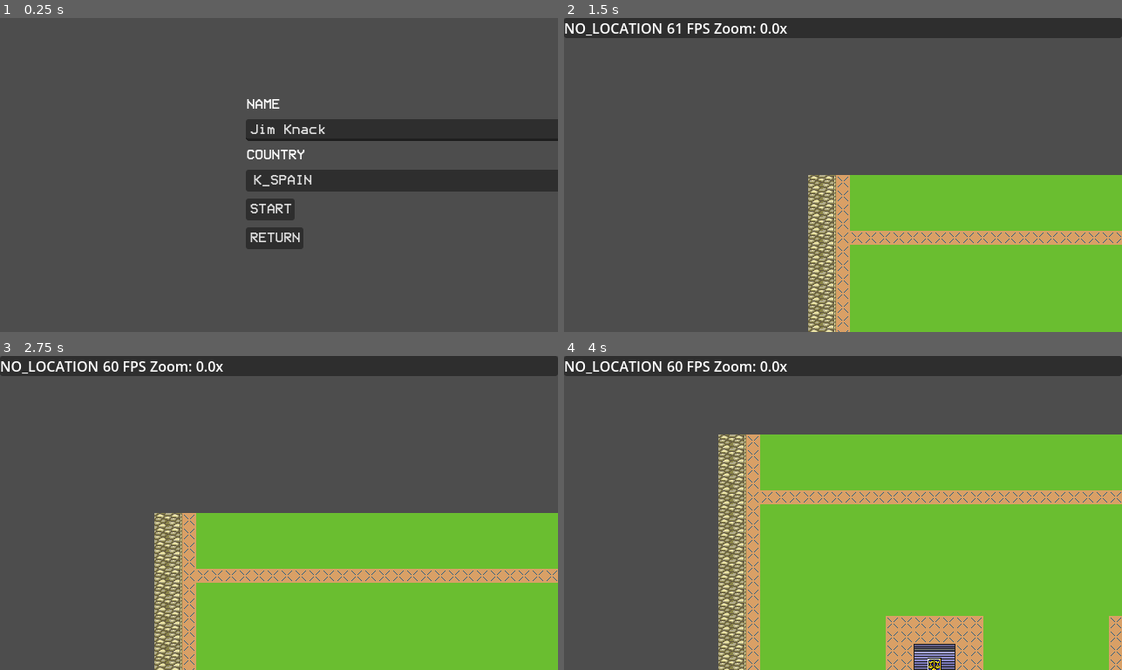
Above: before the commit, frames 1-4 (two rows, left to right).
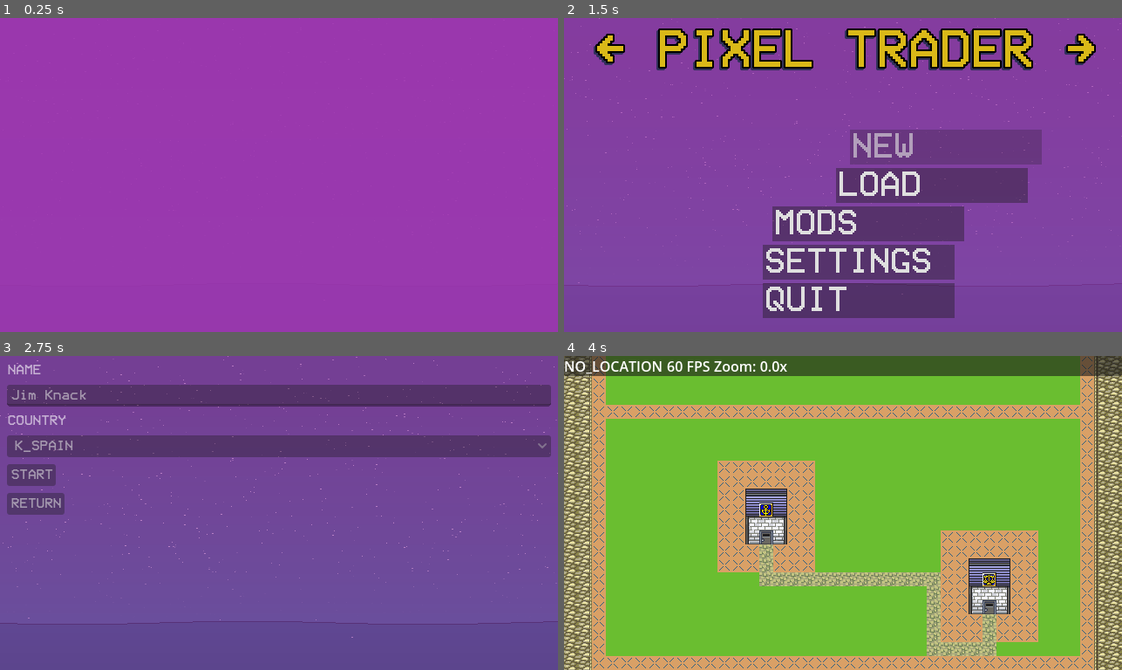
Above: after the commit, the same moments.

Repository: mikeredev/trader
Game: Godot game, scene res://main/main.tscn
The game is run twice, just before and just after one commit, with the same random seed, the same clock (stepped at 60 frames per second) and the same inputs.
Inputs (mouse positions are in pixels of both pictures, inside the frame that each line leads up to):
- Up to frame 1 (0.25 s): no input
- Up to frame 2 (1.5 s): click (831, 209) at 0.5 s, where only the run before the commit has a clickable "START"; tap Enter (ui_accept) at 1.25 s; move the mouse to (965, 159) at 1.27 s; hold Right (ui_right) from 1.28 s (still down)
- Up to frame 3 (2.75 s): tap Enter (ui_accept) at 1.52 s; release Right (ui_right) at 2 s; click (295, 447) at 2 s, where only the run after the commit has a clickable "CONTINUE"
- Up to frame 4 (4 s): click (597, 475) at 2.75 s, where only the run after the commit has a clickable "START"; tap Enter (ui_accept) at 3.5, 3.77 s; move the mouse to (731, 528) at 3.52 s; hold Down (ui_down) from 3.53 s (still down)

The runs differ from the first frame. In frame 1, 100% of the frame differs, in the area x 0-100%, y 0-100%; in frame 2, 100%; in frame 3, 100%; in frame 4, 71%.

Commit message:
city builder done

Diff:
--- a/data/active_state/01_init.gd
+++ b/data/active_state/01_init.gd
@@ -4,13 +4,19 @@
 
 
 func _init(p_node_tree: Array[Node]) -> void:
-	state_id = "init"
+	state_id = "Init"
 	node_tree = p_node_tree
+
+
+func _start_services() -> void:
+	System.start_service(SceneManager.new(), Service.ServiceType.SCENE_MANAGER)
+	System.start_service(ConfigManager.new(), Service.ServiceType.CONFIG_MANAGER)
+	System.start_service(DialogManager.new(), Service.ServiceType.DIALOG_MANAGER)
 
 
 func _main() -> void:
 	# establish environment
-	if not directory_access(): return
+	if not check_access(): return
 	if not build_tree(node_tree): return
 
 	# apply runtime settings
@@ -22,7 +28,7 @@
 	System.change_state(SetupState.new(saved_mods))
 
 
-func directory_access() -> bool:
+func check_access() -> bool:
 	Debug.log_info("Checking directories...")
 	var success: bool = true
 
@@ -45,22 +51,16 @@
 
 func build_tree(p_node_tree: Array[Node]) -> bool:
 	Debug.log_info("Building node tree...")
-	var success: bool = true
-
 	for node: Node in p_node_tree:
 		if node is View:
 			var view: View = node
 			if not _build_view(view):
-				success = false
-				break
-
+				Debug.log_error("Error building node tree.")
+				return false
 		if node is UI:
 			var ui: UI = node
 			_build_ui(ui)
-
-	if not success:
-		Debug.log_error("Error building node tree")
-	return success
+	return true
 
 
 func apply_project_settings(p_dict: Dictionary[String, Variant]) -> void:
@@ -165,14 +165,8 @@
 	Debug.log_verbose("  Created camera: %s" % camera.get_path())
 
 	# start as inactive
-	p_view.set_active(false)
+	p_view._set_active(false)
 
 	# register View for lookup
 	Service.scene_manager.register_view(type, p_view)
 	return true
-
-
-func _start_services() -> void:
-	System.start_service(SceneManager.new(), Service.ServiceType.SCENE_MANAGER)
-	System.start_service(ConfigManager.new(), Service.ServiceType.CONFIG_MANAGER)
-	System.start_service(DialogManager.new(), Service.ServiceType.DIALOG_MANAGER)
--- a/data/active_state/02_setup.gd
+++ b/data/active_state/02_setup.gd
@@ -4,8 +4,12 @@
 
 
 func _init(p_saved_mods: PackedStringArray) -> void:
-	state_id = "setup"
+	state_id = "Setup"
 	saved_mods = p_saved_mods
+
+
+func _start_services() -> void:
+	System.start_service(ModManager.new(), Service.ServiceType.MOD_MANAGER)
 
 
 func _main() -> void:
@@ -72,7 +76,3 @@
 		if not Service.mod_manager.stage_mod(manifest):
 			Debug.log_error("Failed to stage mod: %s" % mod_id)
 			continue # non-fatal error
-
-
-func _start_services() -> void:
-	System.start_service(ModManager.new(), Service.ServiceType.MOD_MANAGER)
--- a/data/active_state/03_start.gd
+++ b/data/active_state/03_start.gd
@@ -2,7 +2,13 @@
 
 
 func _init() -> void:
-	state_id = "start"
+	state_id = "Start"
+
+
+func _start_services() -> void:
+	# pass the is_dirty flag when restoring from save
+	System.start_service(SessionManager.new(), Service.ServiceType.SESSION_MANAGER)
+	System.start_service(CharacterManager.new(), Service.ServiceType.CHARACTER_MANAGER)
 
 
 func _main() -> void:
@@ -12,14 +18,8 @@
 	#Service.scene_manager.hide_views()
 	#Service.scene_manager.add_menu(Filepath.START_MENU)
 
-	#Service.scene_manager.add_to_ui(FileLocation.UI_START_MENU, UI.ContainerType.MENU)
-	Service.scene_manager.add_to_ui(FileLocation.UI_NEW_GAME_MENU, UI.ContainerType.MENU)
-
-
-func _start_services() -> void:
-	# pass the is_dirty flag when restoring from save
-	System.start_service(SessionManager.new(), Service.ServiceType.SESSION_MANAGER)
-	System.start_service(CharacterManager.new(), Service.ServiceType.CHARACTER_MANAGER)
+	Service.scene_manager.add_to_ui(FileLocation.UI_START_MENU, UI.ContainerType.MENU)
+	#Service.scene_manager.add_to_ui(FileLocation.UI_NEW_GAME_MENU, UI.ContainerType.MENU)
 
 
 func _exit() -> void:
--- a/data/active_state/04_build.gd
+++ b/data/active_state/04_build.gd
@@ -5,8 +5,15 @@
 
 
 func _init(p_is_new_game: bool = false) -> void:
-	state_id = "build"
+	state_id = "Build"
 	is_new_game = p_is_new_game
+
+
+func _start_services() -> void:
+	System.start_service(WorldManager.new(), Service.ServiceType.WORLD_MANAGER)
+	System.start_service(CountryManager.new(), Service.ServiceType.COUNTRY_MANAGER)
+	System.start_service(CityManager.new(), Service.ServiceType.CITY_MANAGER)
+	System.start_service(TradeManager.new(), Service.ServiceType.TRADE_MANAGER)
 
 
 func _main() -> void:
@@ -34,13 +41,6 @@
 	System.change_state(ReadyState.new(is_new_game))
 
 
-func _start_services() -> void:
-	System.start_service(WorldManager.new(), Service.ServiceType.WORLD_MANAGER)
-	System.start_service(CountryManager.new(), Service.ServiceType.COUNTRY_MANAGER)
-	System.start_service(CityManager.new(), Service.ServiceType.CITY_MANAGER)
-	System.start_service(TradeManager.new(), Service.ServiceType.TRADE_MANAGER)
-
-
 func create_player() -> void:
 	var profile_id: StringName = blueprint.player.profile.profile_id
 	var player: Character = Service.character_manager.get_character(profile_id)
--- a/data/active_state/05_ready.gd
+++ b/data/active_state/05_ready.gd
@@ -4,8 +4,12 @@
 
 
 func _init(p_is_new_game: bool = false) -> void:
-	state_id = "ready"
+	state_id = "Ready"
 	is_new_game = p_is_new_game
+
+
+func _start_services() -> void:
+	pass#System.start_service(DialogManager.new(), Service.ServiceType.DIALOG_MANAGER)
 
 
 func _main() -> void:
@@ -15,10 +19,6 @@
 	# start game
 	if is_new_game: start()
 	else: resume()
-
-
-func _start_services() -> void:
-	pass#System.start_service(DialogManager.new(), Service.ServiceType.DIALOG_MANAGER)
 
 
 func start() -> void:
--- a/data/active_state/06_incity.gd
+++ b/data/active_state/06_incity.gd
@@ -1,54 +1,51 @@
 class_name InCityState extends ActiveState
 
-var city_id: StringName
-var view: View = Service.scene_manager.get_view(View.ViewType.CITY)
+var city: City
+var scene: CityScene
+var camera: Camera
+var base_size: Vector2i
 
 
 func _init(p_city_id: StringName) -> void:
 	state_id = "InCity"
-	city_id = p_city_id
+	city = Service.city_manager.get_city(p_city_id)
+
+
+func _connect_signals() -> void:
+	EventBus.viewport_resized.connect(_on_viewport_resized)
 
 
 func _main() -> void:
-	Debug.log_info("In city: %s" % city_id)
+	Debug.log_info("Building city scene: %s (%d)" % [city.city_id, city.uid])
+	build_scene()
 
-	# activate viewport
-	Service.scene_manager.activate_view(View.ViewType.CITY)
+	Debug.log_info("Configuring view...")
+	configure_view()
 
+
+func build_scene() -> void:
 	# add city scene
-	var scene: CityScene = Service.scene_manager.add_to_view(
-		FileLocation.IN_CITY_SCENE,
-		View.ViewType.CITY,
-		View.ContainerType.SCENE )
-	scene.name = city_id
+	scene = Service.scene_manager.add_to_view(
+		FileLocation.IN_CITY_SCENE, View.ViewType.CITY, View.ContainerType.SCENE )
+	scene.name = city.city_id
 
-	# build logical city model
-	var city: City = Service.city_manager.get_city(city_id)
+	# build city scene
 	var builder: CityBuilder = CityBuilder.new(city, scene)
-	#builder.tile_grid_created.connect(_bind_camera)
 	builder.build()
 
-	# inject city model into city scene
 
-	# test stuff
-	view.get_camera().cam_control = true
-
-#func build_city() -> void:
-	#var rng: RandomNumberGenerator = RandomNumberGenerator.new()
-	#rng.seed = scene.city.uid
-#
-	#var builder: CityBuilder = CityBuilder.new(scene, rng)
-	#builder.tile_grid_created.connect(_bind_camera)
+func configure_view() -> void:
+	var view: View = Service.scene_manager.activate_view(View.ViewType.CITY)
+	base_size = ProjectSettings.get_setting("services/config/scene_base_size")
+	camera = view.get_camera()
+	camera.set_limits(scene.area)
+	camera.cam_control = true # TESTING
 
 
-func _start_services() -> void:
-	pass #System.start_service(SessionManager.new(), Service.ServiceType.SESSION_MANAGER)
+func _on_viewport_resized(p_viewport_size: Vector2) -> void:
+	camera.set_min_zoom(p_viewport_size, base_size)
 
 
 #func _exit() -> void:
 	#var ui: UI = Service.scene_manager.get_ui()
 	#ui.clear_container(UI.ContainerType.MENU)
-
-#func _bind_camera(p_grid_size: Vector2i) -> void:
-	#view.get_camera().set_limits(Vector2i(p_grid_size.x, p_grid_size.y))
-	#print("pol?dfgdfg")
--- a/data/active_state/active_state.gd
+++ b/data/active_state/active_state.gd
@@ -4,21 +4,12 @@
 var start_tick: int = Time.get_ticks_msec()
 
 
-func _main() -> void:
-	pass
+func _main() -> void: pass
 
+func _connect_signals() -> void: pass
 
-func _connect_signals() -> void:
-	pass
+func _start_services() -> void: pass
 
+func _exit() -> void: Debug.log_debug("Execution time: %dms" % get_duration())
 
-func _start_services() -> void:
-	pass
-
-
-func _exit() -> void: # runs in every state exit unless overridden
-	Debug.log_debug("Execution time: %dms" % get_duration())
-
-
-func get_duration() -> int:
-	return Time.get_ticks_msec() - start_tick
+func get_duration() -> int: return Time.get_ticks_msec() - start_tick
--- a/data/city/builder/building_builder.gd
+++ b/data/city/builder/building_builder.gd
@@ -14,16 +14,6 @@
 	tile_map = p_tile_map
 
 
-func _add_debug_rect(p_position: Vector2i, p_color: Color = Color.HOT_PINK) -> void:
-	var box: ColorRect = ColorRect.new()
-	box.name = "%s" % p_position
-	box.position = p_position * 16#Common.Tileset.DEFAULT_TILE_SIZE
-	box.size = Vector2i(16,16)#Common.Tileset.DEFAULT_TILE_SIZE, Common.Tileset.DEFAULT_TILE_SIZE)
-	box.color = p_color
-	box.color.a = 0.5
-	scene.debug_overlay.add_child(box)
-
-
 func create_buildings(p_rng: RandomNumberGenerator) -> void:
 	for building: Building in city.buildings.values():
 		var rect: Rect2i = _get_building_rect(p_rng, building)
@@ -33,24 +23,32 @@
 			Debug.log_error("Failed to build %s after %d attempts" % [building.building_id, MAX_BUILD_ATTEMPTS])
 
 
+func _add_debug_rect(p_position: Vector2i, p_color: Color = Color.ORANGE_RED) -> void:
+	var box: ColorRect = ColorRect.new()
+	box.name = "%s" % p_position
+	box.position = p_position * 16
+	box.size = Vector2i(16,16)
+	box.color = p_color
+	box.color.a = 0.5
+	scene.debug_overlay.add_child(box)
+
+
 func _get_building_rect(p_rng: RandomNumberGenerator, p_building: Building) -> Rect2i:
-	var attempt: int = 0
-
 	var building_size: Vector2i = p_building.exterior_size
 	building_size.x += BUILDING_BUFFER * 2
 	building_size.y += BUILDING_BUFFER * 2
 
+	var ground_cells: Array[Vector2i] = []
+	var ground_rect: Rect2i = scene.ground_layer.get_used_rect()
+	for cell: Vector2i in scene.ground_layer.get_used_cells(): # fewer available cells on each build
+		if cell.x < (ground_rect.position.x + ground_rect.size.x) - (p_building.exterior_size.x + BUILDING_BUFFER + 1): # 1 = inner ring
+			if cell.y < (ground_rect.position.y + ground_rect.size.y) - (p_building.exterior_size.y + BUILDING_BUFFER + 1):
+				ground_cells.append(cell)
+
+	var attempt: int = 0
 	var rand: int
 	var pos: Vector2i
 	var rect: Rect2i
-
-	var ground_cells: Array[Vector2i] = []
-	var ground_rect: Rect2i = scene.ground_layer.get_used_rect()
-	for cell: Vector2i in scene.ground_layer.get_used_cells(): # fewer available cells on each build
-		if cell.x < (ground_rect.position.x + ground_rect.size.x) - p_building.exterior_size.x:
-			if cell.y < (ground_rect.position.y + ground_rect.size.y) - p_building.exterior_size.y:
-				ground_cells.append(cell)
-
 	while attempt < MAX_BUILD_ATTEMPTS:
 		attempt += 1
 		rand = p_rng.randi_range(0, ground_cells.size() - 1)
@@ -58,7 +56,7 @@
 		rect = Rect2i(pos, building_size)
 
 		if _can_create_building(rect):
-			Debug.log_debug("-> Built %s on attempt %d %s" % [p_building.building_id, attempt, rect])
+			Debug.log_debug("Built %s on attempt %d %s" % [p_building.building_id, attempt, rect])
 			return rect
 
 	return Rect2i()
@@ -88,7 +86,7 @@
 			scene.buffer_layer.erase_cell(coords)
 			scene.building_layer.set_cell(coords, 1, tile_map.get("grass"))
 
-	# place exterior scene instance onto the building rect
+	# place exterior instance onto the building rect
 	var default_tile_size: int = ProjectSettings.get_setting("services/config/default_tile_size")
 	var x: int = (p_rect.position.x + BUILDING_BUFFER) * default_tile_size
 	var y: int = (p_rect.position.y + BUILDING_BUFFER) * default_tile_size
@@ -100,7 +98,7 @@
 	var access_x: int = p_rect.position.x + floori(p_rect.size.x / 2.0)
 	var access_y: int = p_rect.position.y + p_rect.size.y - BUILDING_BUFFER - 1
 	var access_point: Vector2i = Vector2i(access_x, access_y)
-	scene.building_layer.erase_cell(access_point) # this layer is A* unwalkable
+	scene.building_layer.erase_cell(access_point) # building_layer is A* unwalkable
 	scene.ground_layer.set_cell(access_point, 1, tile_map.get("reserved")) # put it back on the ground
 
 	# add door interaction area
--- a/data/city/builder/city_builder.gd
+++ b/data/city/builder/city_builder.gd
@@ -1,33 +1,37 @@
 class_name CityBuilder extends RefCounted
 
 const TILE_MAP: Dictionary[String, Vector2i] = {
-	"reserved": Vector2i(0, 0),
+	"reserved": Vector2i(0, 0), # terrain tileset
 	"water": Vector2i(1, 1),
-	"grass": Vector2i(2, 2) }
+	"grass": Vector2i(2, 2),
+	"road": Vector2i(1, 3), # city tileset
+}
+
+var tile_grid: CityTileGridBuilder
+var terrain_builder: CityTerrainBuilder
+var building_builder: CityBuildingBuilder
+var road_builder: CityRoadBuilder
 
 var city: City
 var scene: CityScene
-var tile_grid: CityTileGridBuilder
-var terrain_builder: CityTerrainBuilder
-var building_builder: CityBuildingBuilder
+var rng: RandomNumberGenerator = RandomNumberGenerator.new()
 
 
 func _init(p_city: City, p_scene: CityScene) -> void:
 	city = p_city
 	scene = p_scene
-	tile_grid = CityTileGridBuilder.new()
+	rng.seed = city.uid
+	tile_grid = CityTileGridBuilder.new(scene)
 	terrain_builder = CityTerrainBuilder.new(city, scene, TILE_MAP)
 	building_builder = CityBuildingBuilder.new(city, scene, TILE_MAP)
+	road_builder = CityRoadBuilder.new(scene, TILE_MAP)
 
 
 func build() -> void:
-	Debug.log_info("Building city scene: %s (%d)" % [city.city_id, city.uid])
 	tile_grid.generate()
 
 	# create borders
-	var area: Vector2i = tile_grid.grid_area
-	var container: Node2D = scene.border_group
-	Service.scene_manager.create_borders(area, container)
+	Service.scene_manager.clamp_borders(scene.area, scene.border_group)
 
 	# draw terrain
 	Debug.log_info("Drawing terrain...")
@@ -35,6 +39,13 @@
 
 	# create buildings
 	Debug.log_info("Creating buildings...")
-	var rng: RandomNumberGenerator = RandomNumberGenerator.new()
-	rng.seed = city.uid
 	building_builder.create_buildings(rng)
+
+	# create A* grid
+	Debug.log_info("Creating roads...")
+	road_builder.create_astar(terrain_builder.ground_rect)
+
+	# connect buildings
+	var market: Market = city.buildings.get("B_MARKET")
+	var dock: Dock = city.buildings.get("B_DOCK")
+	road_builder.draw_road(market, dock)
--- /dev/null
+++ b/data/city/builder/road_builder.gd
@@ -0,0 +1,50 @@
+class_name CityRoadBuilder extends RefCounted
+
+var scene: CityScene
+var tile_map: Dictionary[String, Vector2i]
+
+
+func _init(p_scene: CityScene, p_tile_map: Dictionary[String, Vector2i]) -> void:
+	scene = p_scene
+	tile_map = p_tile_map
+
+
+func create_astar(p_ground_rect: Rect2i) -> void:
+	scene.astar_grid = AStarGrid2D.new()
+	scene.astar_grid.region = p_ground_rect
+	scene.astar_grid.cell_size = Vector2i(1, 1)
+	scene.astar_grid.diagonal_mode = AStarGrid2D.DiagonalMode.DIAGONAL_MODE_NEVER
+	scene.astar_grid.default_compute_heuristic = AStarGrid2D.Heuristic.HEURISTIC_MANHATTAN
+	scene.astar_grid.default_estimate_heuristic = AStarGrid2D.Heuristic.HEURISTIC_MANHATTAN
+	scene.astar_grid.jumping_enabled = false
+	scene.astar_grid.update()
+
+	# mark unwalkable layers as A* solid
+	var unwalkable: Array[TileMapLayer] = [
+		scene.shore_layer, scene.green_layer, scene.building_layer ]
+	for layer: TileMapLayer in unwalkable:
+		var used_cells: Array[Vector2i] = layer.get_used_cells()
+		for cell: Vector2i in used_cells:
+			scene.astar_grid.set_point_solid(cell, true)
+
+	# bias towards open ground areas
+	for cell: Vector2i in scene.ground_layer.get_used_cells():
+		scene.astar_grid.set_point_weight_scale(cell, 1.0)
+	for cell: Vector2i in scene.buffer_layer.get_used_cells():
+		scene.astar_grid.set_point_weight_scale(cell, 5.0)
+	Debug.log_debug("Created A*: %s" % scene.astar_grid)
+
+
+func draw_road(p_start: Building, p_end: Building) -> void:
+	var start: Vector2i = scene.get_access_point(p_start)
+	var end: Vector2i = scene.get_access_point(p_end)
+	var path: PackedVector2Array = scene.astar_grid.get_point_path(start, end)
+	var road_tile: Vector2i = tile_map.get("road")
+
+	if path.is_empty():
+		Debug.log_error("No path found between %s and %s" % [p_start.building_id, p_end.building_id])
+		return
+
+	for cell: Vector2i in path:
+		scene.road_layer.set_cell(cell, 3, road_tile)
+		scene.astar_grid.set_point_weight_scale(cell, 0.01) # lower weight of existing roads
--- a/data/city/builder/terrain_builder.gd
+++ b/data/city/builder/terrain_builder.gd
@@ -66,6 +66,7 @@
 var city: City
 var scene: CityScene
 var tile_map: Dictionary[String, Vector2i]
+var ground_rect: Rect2i
 
 
 func _init(p_city: City, p_scene: CityScene, p_tile_map: Dictionary[String, Vector2i]) -> void:
@@ -78,7 +79,7 @@
 	var water_direction: Vector2 = _get_water_direction()
 	var city_orientation: Dictionary[String, float] = _get_orientation(water_direction)
 	draw_water(p_grid_size, city_orientation)
-	var ground_rect: Rect2i = draw_ground(p_grid_size)
+	ground_rect = draw_ground(p_grid_size)
 	draw_shore(city_orientation, ground_rect)
 	draw_inner_ring(ground_rect)
 
@@ -117,7 +118,7 @@
 				scene.water_layer.set_cell(coords, 1, tile_map.get("water"))
 
 	# done
-	Debug.log_verbose("  Water direction: %s" % p_city_orientation)
+	Debug.log_debug("Water direction: %s" % p_city_orientation)
 
 
 func draw_ground(p_grid_size: Vector2i) -> Rect2i:
@@ -128,7 +129,7 @@
 			if id == -1: # get every "not water" cell in the whole grid
 				scene.ground_layer.set_cell(coords, 1, tile_map.get("grass"))
 	var ground_rect: Rect2i = scene.ground_layer.get_used_rect()
-	Debug.log_verbose("  Ground rect: %s" % ground_rect)
+	Debug.log_debug("Ground rect: %s" % ground_rect)
 	return ground_rect
 
 
--- a/data/city/builder/tile_grid.gd
+++ b/data/city/builder/tile_grid.gd
@@ -1,7 +1,11 @@
 class_name CityTileGridBuilder extends RefCounted
 
-var grid_size: Vector2i # size in grid tiles, e.g., (40, 23)
-var grid_area: Vector2i # size in pixels, e.g., (640, 368)
+var scene: CityScene
+var grid_size: Vector2i # size in grid tiles, e.g., (40, 23) / set by CityTileGridBuilder
+
+
+func _init(p_scene: CityScene) -> void:
+	scene = p_scene
 
 
 func generate() -> void:
@@ -11,9 +15,6 @@
 	var grid_x: int = ceili(base_size.x / float(default_tile_size) * 1.0) # allow for multiplier
 	var grid_y: int = ceili(base_size.y / float(default_tile_size) * 1.0)
 	grid_size = Vector2i(grid_x, grid_y)
-	grid_area = grid_size * default_tile_size
+	scene.area = grid_size * default_tile_size
 
-	Debug.log_debug("Created tile grid: size: %s, area: %s" % [grid_size, grid_area])
-
-	# signal back grid_size for binding camera limits
-	#tile_grid_created.emit(grid_area)
+	Debug.log_debug("Created tile grid: size: %s, total area: %s" % [grid_size, scene.area])
--- a/data/city/city_scene.gd
+++ b/data/city/city_scene.gd
@@ -1,6 +1,8 @@
 class_name CityScene extends Node2D
 
-var _access_points: Dictionary[StringName, Vector2i]
+var area: Vector2i # size in pixels, e.g., (640, 368)
+var astar_grid: AStarGrid2D
+var access_points: Dictionary[StringName, Vector2i]
 
 @onready var border_group: Node2D = %Borders
 @onready var building_group: Node2D = %Buildings
@@ -12,13 +14,14 @@
 @onready var green_layer: TileMapLayer = %Green # reserved, no buildings/roads here
 @onready var buffer_layer: TileMapLayer = %Buffer # reserved area around buildings, road allowed, no other building
 @onready var building_layer: TileMapLayer = %Building
+@onready var road_layer: TileMapLayer = %Road
 
 @onready var debug_overlay: Control = %Debug
 
 
 func add_access_point(p_building: Building, p_access_point: Vector2i) -> void:
-	_access_points[p_building.building_id] = p_access_point
+	access_points[p_building.building_id] = p_access_point
 
 
 func get_access_point(p_building: Building) -> Vector2i:
-	return _access_points.get(p_building.building_id)
+	return access_points.get(p_building.building_id)
--- a/data/city/city_scene.tscn
+++ b/data/city/city_scene.tscn
@@ -32,6 +32,10 @@
 unique_name_in_owner = true
 tile_set = ExtResource("2_jg2x4")
 
+[node name="Road" type="TileMapLayer" parent="Layers"]
+unique_name_in_owner = true
+tile_set = ExtResource("2_jg2x4")
+
 [node name="Groups" type="Node2D" parent="."]
 
 [node name="Borders" type="Node2D" parent="Groups"]
@@ -48,6 +52,9 @@
 [node name="Debug" type="Control" parent="."]
 unique_name_in_owner = true
 layout_mode = 3
-anchors_preset = 0
-offset_right = 40.0
-offset_bottom = 40.0
+anchors_preset = 15
+anchor_right = 1.0
+anchor_bottom = 1.0
+grow_horizontal = 2
+grow_vertical = 2
+mouse_filter = 2
--- a/main/view.gd
+++ b/main/view.gd
@@ -9,7 +9,7 @@
 var _active: bool: # debug mode
 	set(p):
 		_active = p
-		set_active(_active)
+		_set_active(_active)
 		return _active
 
 
@@ -36,7 +36,7 @@
 	return _containers.get(p_type, null)
 
 
-func set_active(p_active: bool) -> void:
+func _set_active(p_active: bool) -> void:
 	var camera: Camera = get_camera()
 	camera.enabled = p_active
 	visible = p_active
--- a/service/system/mod/blueprints/city_blueprint.gd
+++ b/service/system/mod/blueprints/city_blueprint.gd
@@ -99,7 +99,6 @@
 		if not cache.has(specialty_id):
 			Debug.log_warning("Unable to find specialty resource: %s (%s)" % [specialty_id, city_id])
 			return false
-
 	return true
 
 
@@ -133,7 +132,7 @@
 	_set_support(city, support)
 
 	# trade
-	var market: Market = city.buildings["B_MARKET"] # created as default building
+	var market: Market = city.buildings["B_MARKET"] # created with default buildings
 	var trade: Dictionary = p_metadata["trade"]
 	_set_trade(city, market, trade)
 
--- a/service/system/scene/scene_manager.gd
+++ b/service/system/scene/scene_manager.gd
@@ -4,12 +4,13 @@
 var _ui: UI
 
 
-func activate_view(p_type: View.ViewType) -> void:
+func activate_view(p_type: View.ViewType) -> View:
 	var target: View = get_view(p_type)
 	for view: View in get_views():
 		var active: bool = view == target
-		view.set_active(active)
-	Debug.log_debug("Set active view: %s" % [View.ViewType.keys()[p_type]])
+		view._set_active(active)
+	Debug.log_debug("Activated view: %s" % [View.ViewType.keys()[p_type]])
+	return target
 
 
 func add_to_ui(p_scene: Variant, p_container: UI.ContainerType) -> Node:
@@ -31,7 +32,7 @@
 	Debug.log_debug("Centered window: %s" % center)
 
 
-func create_borders(p_area: Vector2i, p_container: Node2D, p_thickness: int = 50) -> void:
+func clamp_borders(p_area: Vector2i, p_container: Node2D, p_thickness: int = 50) -> void:
 	for direction: Vector2i in [Vector2i.UP, Vector2i.DOWN, Vector2i.LEFT, Vector2i.RIGHT]:
 		var border: StaticBody2D = StaticBody2D.new()
 		var collision: CollisionShape2D = CollisionShape2D.new()
@@ -46,24 +47,21 @@
 				border.position.x = p_area.x / 2.0
 				border.position.y = - (p_thickness / 2.0)
 				shape.size = Vector2i(p_area.x + (p_thickness * 2), p_thickness)
-				border.name = str(direction)
 			Vector2i.DOWN:
 				border.position.x = p_area.x / 2.0
 				border.position.y = p_area.y + (p_thickness / 2.0)
 				shape.size = Vector2i(p_area.x + (p_thickness * 2), p_thickness)
-				border.name = str(direction)
 			Vector2i.LEFT:
 				border.position.x = - (p_thickness / 2.0)
 				border.position.y = p_area.y / 2.0
 				shape.size = Vector2i(p_thickness, p_area.y)
-				border.name = str(direction)
 			Vector2i.RIGHT:
 				border.position.x = p_area.x + (p_thickness / 2.0)
 				border.position.y = p_area.y / 2.0
 				shape.size = Vector2i(p_thickness, p_area.y)
-				border.name = str(direction)
+		border.name = str(direction)
 		p_container.add_child(border)
-	Debug.log_verbose("󰗆  Created borders: %s" % p_area)
+	Debug.log_debug("Created borders: %s" % p_area)
 
 
 func create_scene(p_scene: Variant) -> Node:
Not shown, added: data/city/builder/road_builder.gd.uid
